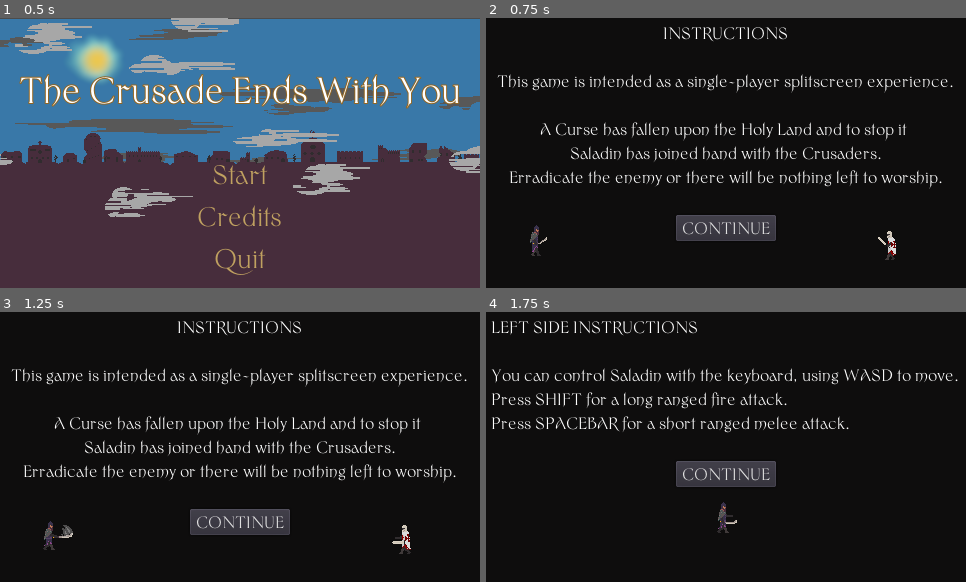
Above: before the commit, frames 1-4 (two rows, left to right).
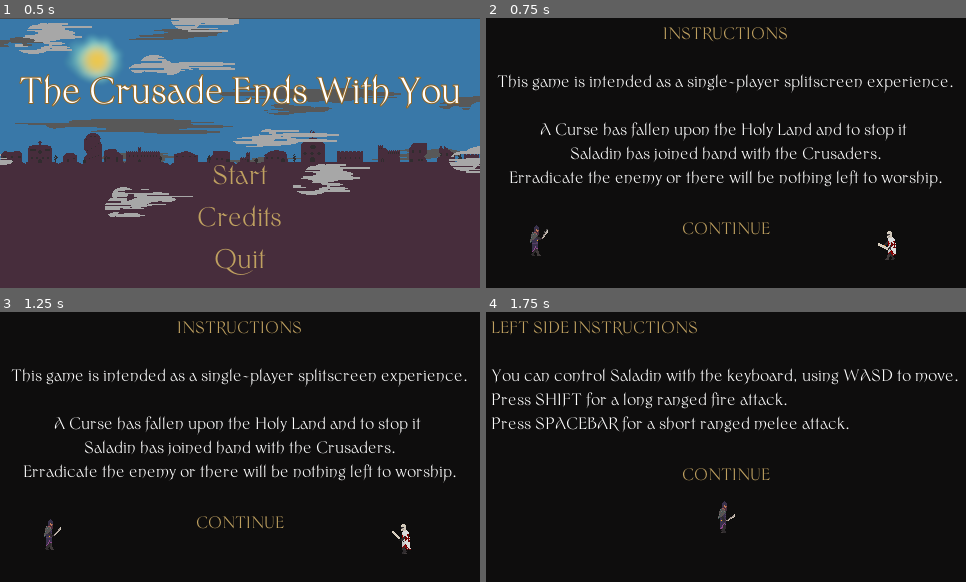
Above: after the commit, the same moments.

Repository: imav97/GMTK2021
Game: Godot game, scene res://Root.tscn
Two runs of this game, one before a commit and one after it. Both use one fixed random seed, a clock stepped at 60 frames per second and the inputs below.
Inputs:
- Up to frame 1 (0.5 s): no input
- Up to frame 2 (0.75 s): click "Start" at 0.5 s
- Up to frame 3 (1.25 s): no input
- Up to frame 4 (1.75 s): click "CONTINUE" at 1.25 s

Frame 1 is identical in both runs. In frame 2, 2.5% of the frame differs, in the area x 9-85%, y 3-87%; in frame 3, 2.7%; in frame 4, 2.7%, in the area x 1-61%, y 3-82%.

Commit message:
better tutorial buttons

Diff:
--- a/gmtk2021/GeneralInstructions.tscn
+++ b/gmtk2021/GeneralInstructions.tscn
@@ -12,111 +12,111 @@
 	get_tree().change_scene(\"res://SaladinInstructions.tscn\")
 "
 
-[sub_resource type="DynamicFont" id=1]
-font_data = ExtResource( 2 )
-
 [sub_resource type="DynamicFont" id=2]
 font_data = ExtResource( 2 )
 
-[sub_resource type="AtlasTexture" id=3]
+[sub_resource type="DynamicFont" id=3]
+font_data = ExtResource( 2 )
+
+[sub_resource type="AtlasTexture" id=4]
 atlas = ExtResource( 1 )
 region = Rect2( 0, 0, 44, 32 )
 
-[sub_resource type="AtlasTexture" id=4]
+[sub_resource type="AtlasTexture" id=5]
 atlas = ExtResource( 1 )
 region = Rect2( 44, 0, 44, 32 )
 
-[sub_resource type="AtlasTexture" id=5]
+[sub_resource type="AtlasTexture" id=6]
 atlas = ExtResource( 1 )
 region = Rect2( 88, 0, 44, 32 )
 
-[sub_resource type="AtlasTexture" id=6]
+[sub_resource type="AtlasTexture" id=7]
 atlas = ExtResource( 1 )
 region = Rect2( 132, 0, 44, 32 )
 
-[sub_resource type="AtlasTexture" id=7]
+[sub_resource type="AtlasTexture" id=8]
 atlas = ExtResource( 1 )
 region = Rect2( 176, 0, 44, 32 )
 
-[sub_resource type="AtlasTexture" id=8]
+[sub_resource type="AtlasTexture" id=9]
 atlas = ExtResource( 1 )
 region = Rect2( 220, 0, 44, 32 )
 
-[sub_resource type="AtlasTexture" id=9]
+[sub_resource type="AtlasTexture" id=10]
 atlas = ExtResource( 1 )
 region = Rect2( 264, 0, 44, 32 )
 
-[sub_resource type="AtlasTexture" id=10]
+[sub_resource type="AtlasTexture" id=11]
 atlas = ExtResource( 1 )
 region = Rect2( 308, 0, 44, 32 )
 
-[sub_resource type="AtlasTexture" id=11]
+[sub_resource type="AtlasTexture" id=12]
 atlas = ExtResource( 1 )
 region = Rect2( 352, 0, 44, 32 )
 
-[sub_resource type="AtlasTexture" id=12]
+[sub_resource type="AtlasTexture" id=13]
 atlas = ExtResource( 1 )
 region = Rect2( 396, 0, 44, 32 )
 
-[sub_resource type="AtlasTexture" id=13]
+[sub_resource type="AtlasTexture" id=14]
 atlas = ExtResource( 1 )
 region = Rect2( 440, 0, 44, 32 )
 
-[sub_resource type="SpriteFrames" id=14]
+[sub_resource type="SpriteFrames" id=15]
 animations = [ {
-"frames": [ SubResource( 3 ), SubResource( 4 ), SubResource( 5 ), SubResource( 6 ), SubResource( 7 ), SubResource( 8 ), SubResource( 9 ), SubResource( 10 ), SubResource( 11 ), SubResource( 12 ), SubResource( 13 ) ],
+"frames": [ SubResource( 4 ), SubResource( 5 ), SubResource( 6 ), SubResource( 7 ), SubResource( 8 ), SubResource( 9 ), SubResource( 10 ), SubResource( 11 ), SubResource( 12 ), SubResource( 13 ), SubResource( 14 ) ],
 "loop": true,
 "name": "default",
 "speed": 5.0
 } ]
 
-[sub_resource type="AtlasTexture" id=15]
+[sub_resource type="AtlasTexture" id=16]
 atlas = ExtResource( 3 )
 region = Rect2( 0, 0, 44, 32 )
 
-[sub_resource type="AtlasTexture" id=16]
+[sub_resource type="AtlasTexture" id=17]
 atlas = ExtResource( 3 )
 region = Rect2( 44, 0, 44, 32 )
 
-[sub_resource type="AtlasTexture" id=17]
+[sub_resource type="AtlasTexture" id=18]
 atlas = ExtResource( 3 )
 region = Rect2( 88, 0, 44, 32 )
 
-[sub_resource type="AtlasTexture" id=18]
+[sub_resource type="AtlasTexture" id=19]
 atlas = ExtResource( 3 )
 region = Rect2( 132, 0, 44, 32 )
 
-[sub_resource type="AtlasTexture" id=19]
+[sub_resource type="AtlasTexture" id=20]
 atlas = ExtResource( 3 )
 region = Rect2( 176, 0, 44, 32 )
 
-[sub_resource type="AtlasTexture" id=20]
+[sub_resource type="AtlasTexture" id=21]
 atlas = ExtResource( 3 )
 region = Rect2( 220, 0, 44, 32 )
 
-[sub_resource type="AtlasTexture" id=21]
+[sub_resource type="AtlasTexture" id=22]
 atlas = ExtResource( 3 )
 region = Rect2( 264, 0, 44, 32 )
 
-[sub_resource type="AtlasTexture" id=22]
+[sub_resource type="AtlasTexture" id=23]
 atlas = ExtResource( 3 )
 region = Rect2( 308, 0, 44, 32 )
 
-[sub_resource type="AtlasTexture" id=23]
+[sub_resource type="AtlasTexture" id=24]
 atlas = ExtResource( 3 )
 region = Rect2( 352, 0, 44, 32 )
 
-[sub_resource type="AtlasTexture" id=24]
+[sub_resource type="AtlasTexture" id=25]
 atlas = ExtResource( 3 )
 region = Rect2( 396, 0, 44, 32 )
 
-[sub_resource type="AtlasTexture" id=25]
+[sub_resource type="AtlasTexture" id=26]
 atlas = ExtResource( 3 )
 region = Rect2( 440, 0, 44, 32 )
 
-[sub_resource type="SpriteFrames" id=26]
+[sub_resource type="SpriteFrames" id=27]
 animations = [ {
-"frames": [ SubResource( 15 ), SubResource( 16 ), SubResource( 17 ), SubResource( 18 ), SubResource( 19 ), SubResource( 20 ), SubResource( 21 ), SubResource( 22 ), SubResource( 23 ), SubResource( 24 ), SubResource( 25 ) ],
+"frames": [ SubResource( 16 ), SubResource( 17 ), SubResource( 18 ), SubResource( 19 ), SubResource( 20 ), SubResource( 21 ), SubResource( 22 ), SubResource( 23 ), SubResource( 24 ), SubResource( 25 ), SubResource( 26 ) ],
 "loop": true,
 "name": "default",
 "speed": 5.0
@@ -152,7 +152,8 @@
 [node name="Label" type="Label" parent="VBoxContainer"]
 margin_right = 470.0
 margin_bottom = 20.0
-custom_fonts/font = SubResource( 1 )
+custom_fonts/font = SubResource( 2 )
+custom_colors/font_color = Color( 0.752941, 0.631373, 0.376471, 1 )
 text = "INSTRUCTIONS"
 align = 1
 
@@ -216,19 +217,24 @@
 margin_bottom = 218.0
 size_flags_horizontal = 4
 size_flags_vertical = 0
-custom_fonts/font = SubResource( 2 )
+custom_fonts/font = SubResource( 3 )
+custom_colors/font_color = Color( 0.752941, 0.631373, 0.376471, 1 )
+custom_colors/font_color_hover = Color( 1, 1, 1, 1 )
+custom_colors/font_color_pressed = Color( 0.984314, 0.580392, 0.278431, 1 )
 text = "CONTINUE"
+flat = true
 
 [node name="AnimatedSprite" type="AnimatedSprite" parent="."]
 position = Vector2( 51.0268, 221.746 )
-frames = SubResource( 14 )
-frame = 2
+frames = SubResource( 15 )
+frame = 4
 playing = true
 
 [node name="AnimatedSprite2" type="AnimatedSprite" parent="."]
 position = Vector2( 403.175, 225.526 )
-frames = SubResource( 26 )
-frame = 7
+frames = SubResource( 27 )
+frame = 9
 playing = true
 flip_h = true
+
 [connection signal="pressed" from="VBoxContainer/Button" to="." method="_on_Button_pressed"]
--- a/gmtk2021/Projectile.gd
+++ b/gmtk2021/Projectile.gd
@@ -1,6 +1,6 @@
 extends KinematicBody2D
 
-const ACCELERATION: int = 1200
+const ACCELERATION: int = 800
 
 var direction: Vector2 = Vector2.ZERO
 var offset: int = 100
--- a/gmtk2021/Root.tscn
+++ b/gmtk2021/Root.tscn
@@ -118,6 +118,7 @@
 flat = true
 
 [node name="DynamicBG" parent="." instance=ExtResource( 2 )]
+
 [connection signal="pressed" from="MarginContainer/VBoxContainer/Buttons/HBoxContainer/Start" to="." method="_on_Start_pressed"]
 [connection signal="pressed" from="MarginContainer/VBoxContainer/Buttons/HBoxContainer2/Credits" to="." method="_on_Credits_pressed"]
 [connection signal="pressed" from="MarginContainer/VBoxContainer/Buttons/HBoxContainer3/Quit" to="." method="_on_Quit_pressed"]
--- a/gmtk2021/SaladinInstructions.tscn
+++ b/gmtk2021/SaladinInstructions.tscn
@@ -12,62 +12,62 @@
 	get_tree().change_scene(\"res://TemplarInstructions.tscn\")
 "
 
-[sub_resource type="DynamicFont" id=1]
-font_data = ExtResource( 2 )
-
 [sub_resource type="DynamicFont" id=2]
 font_data = ExtResource( 2 )
 
 [sub_resource type="DynamicFont" id=3]
 font_data = ExtResource( 2 )
 
-[sub_resource type="AtlasTexture" id=4]
+[sub_resource type="DynamicFont" id=4]
+font_data = ExtResource( 2 )
+
+[sub_resource type="AtlasTexture" id=5]
 atlas = ExtResource( 1 )
 region = Rect2( 0, 0, 44, 32 )
 
-[sub_resource type="AtlasTexture" id=5]
+[sub_resource type="AtlasTexture" id=6]
 atlas = ExtResource( 1 )
 region = Rect2( 44, 0, 44, 32 )
 
-[sub_resource type="AtlasTexture" id=6]
+[sub_resource type="AtlasTexture" id=7]
 atlas = ExtResource( 1 )
 region = Rect2( 88, 0, 44, 32 )
 
-[sub_resource type="AtlasTexture" id=7]
+[sub_resource type="AtlasTexture" id=8]
 atlas = ExtResource( 1 )
 region = Rect2( 132, 0, 44, 32 )
 
-[sub_resource type="AtlasTexture" id=8]
+[sub_resource type="AtlasTexture" id=9]
 atlas = ExtResource( 1 )
 region = Rect2( 176, 0, 44, 32 )
 
-[sub_resource type="AtlasTexture" id=9]
+[sub_resource type="AtlasTexture" id=10]
 atlas = ExtResource( 1 )
 region = Rect2( 220, 0, 44, 32 )
 
-[sub_resource type="AtlasTexture" id=10]
+[sub_resource type="AtlasTexture" id=11]
 atlas = ExtResource( 1 )
 region = Rect2( 264, 0, 44, 32 )
 
-[sub_resource type="AtlasTexture" id=11]
+[sub_resource type="AtlasTexture" id=12]
 atlas = ExtResource( 1 )
 region = Rect2( 308, 0, 44, 32 )
 
-[sub_resource type="AtlasTexture" id=12]
+[sub_resource type="AtlasTexture" id=13]
 atlas = ExtResource( 1 )
 region = Rect2( 352, 0, 44, 32 )
 
-[sub_resource type="AtlasTexture" id=13]
+[sub_resource type="AtlasTexture" id=14]
 atlas = ExtResource( 1 )
 region = Rect2( 396, 0, 44, 32 )
 
-[sub_resource type="AtlasTexture" id=14]
+[sub_resource type="AtlasTexture" id=15]
 atlas = ExtResource( 1 )
 region = Rect2( 440, 0, 44, 32 )
 
-[sub_resource type="SpriteFrames" id=15]
+[sub_resource type="SpriteFrames" id=16]
 animations = [ {
-"frames": [ SubResource( 4 ), SubResource( 5 ), SubResource( 6 ), SubResource( 7 ), SubResource( 8 ), SubResource( 9 ), SubResource( 10 ), SubResource( 11 ), SubResource( 12 ), SubResource( 13 ), SubResource( 14 ) ],
+"frames": [ SubResource( 5 ), SubResource( 6 ), SubResource( 7 ), SubResource( 8 ), SubResource( 9 ), SubResource( 10 ), SubResource( 11 ), SubResource( 12 ), SubResource( 13 ), SubResource( 14 ), SubResource( 15 ) ],
 "loop": true,
 "name": "default",
 "speed": 5.0
@@ -103,41 +103,42 @@
 [node name="Label" type="Label" parent="VBoxContainer"]
 margin_right = 470.0
 margin_bottom = 20.0
-custom_fonts/font = SubResource( 1 )
+custom_fonts/font = SubResource( 2 )
+custom_colors/font_color = Color( 0.752941, 0.631373, 0.376471, 1 )
 text = "LEFT SIDE INSTRUCTIONS"
 
 [node name="Label5" type="Label" parent="VBoxContainer"]
 margin_top = 24.0
 margin_right = 470.0
 margin_bottom = 44.0
-custom_fonts/font = SubResource( 1 )
+custom_fonts/font = SubResource( 2 )
 
 [node name="Label2" type="Label" parent="VBoxContainer"]
 margin_top = 48.0
 margin_right = 470.0
 margin_bottom = 68.0
-custom_fonts/font = SubResource( 2 )
+custom_fonts/font = SubResource( 3 )
 text = "You can control Saladin with the keyboard, using WASD to move."
 
 [node name="Label3" type="Label" parent="VBoxContainer"]
 margin_top = 72.0
 margin_right = 470.0
 margin_bottom = 92.0
-custom_fonts/font = SubResource( 2 )
+custom_fonts/font = SubResource( 3 )
 text = "Press SHIFT for a long ranged fire attack."
 
 [node name="Label4" type="Label" parent="VBoxContainer"]
 margin_top = 96.0
 margin_right = 470.0
 margin_bottom = 116.0
-custom_fonts/font = SubResource( 2 )
+custom_fonts/font = SubResource( 3 )
 text = "Press SPACEBAR for a short ranged melee attack."
 
 [node name="Label6" type="Label" parent="VBoxContainer"]
 margin_top = 120.0
 margin_right = 470.0
 margin_bottom = 140.0
-custom_fonts/font = SubResource( 2 )
+custom_fonts/font = SubResource( 3 )
 
 [node name="Button" type="Button" parent="VBoxContainer"]
 margin_left = 185.0
@@ -145,12 +146,17 @@
 margin_right = 285.0
 margin_bottom = 170.0
 size_flags_horizontal = 4
-custom_fonts/font = SubResource( 3 )
+custom_fonts/font = SubResource( 4 )
+custom_colors/font_color = Color( 0.752941, 0.631373, 0.376471, 1 )
+custom_colors/font_color_hover = Color( 1, 1, 1, 1 )
+custom_colors/font_color_pressed = Color( 0.984314, 0.580392, 0.278431, 1 )
 text = "CONTINUE"
+flat = true
 
 [node name="AnimatedSprite" type="AnimatedSprite" parent="."]
 position = Vector2( 238.681, 205.078 )
-frames = SubResource( 15 )
-frame = 8
+frames = SubResource( 16 )
+frame = 1
 playing = true
+
 [connection signal="pressed" from="VBoxContainer/Button" to="." method="_on_Button_pressed"]
--- a/gmtk2021/TemplarInstructions.tscn
+++ b/gmtk2021/TemplarInstructions.tscn
@@ -11,59 +11,59 @@
 	get_tree().change_scene(\"res://Maps/Main0.tscn\")
 "
 
-[sub_resource type="DynamicFont" id=1]
-font_data = ExtResource( 1 )
-
 [sub_resource type="DynamicFont" id=2]
 font_data = ExtResource( 1 )
 
-[sub_resource type="AtlasTexture" id=3]
+[sub_resource type="DynamicFont" id=3]
+font_data = ExtResource( 1 )
+
+[sub_resource type="AtlasTexture" id=4]
 atlas = ExtResource( 2 )
 region = Rect2( 0, 0, 44, 32 )
 
-[sub_resource type="AtlasTexture" id=4]
+[sub_resource type="AtlasTexture" id=5]
 atlas = ExtResource( 2 )
 region = Rect2( 44, 0, 44, 32 )
 
-[sub_resource type="AtlasTexture" id=5]
+[sub_resource type="AtlasTexture" id=6]
 atlas = ExtResource( 2 )
 region = Rect2( 88, 0, 44, 32 )
 
-[sub_resource type="AtlasTexture" id=6]
+[sub_resource type="AtlasTexture" id=7]
 atlas = ExtResource( 2 )
 region = Rect2( 132, 0, 44, 32 )
 
-[sub_resource type="AtlasTexture" id=7]
+[sub_resource type="AtlasTexture" id=8]
 atlas = ExtResource( 2 )
 region = Rect2( 176, 0, 44, 32 )
 
-[sub_resource type="AtlasTexture" id=8]
+[sub_resource type="AtlasTexture" id=9]
 atlas = ExtResource( 2 )
 region = Rect2( 220, 0, 44, 32 )
 
-[sub_resource type="AtlasTexture" id=9]
+[sub_resource type="AtlasTexture" id=10]
 atlas = ExtResource( 2 )
 region = Rect2( 264, 0, 44, 32 )
 
-[sub_resource type="AtlasTexture" id=10]
+[sub_resource type="AtlasTexture" id=11]
 atlas = ExtResource( 2 )
 region = Rect2( 308, 0, 44, 32 )
 
-[sub_resource type="AtlasTexture" id=11]
+[sub_resource type="AtlasTexture" id=12]
 atlas = ExtResource( 2 )
 region = Rect2( 352, 0, 44, 32 )
 
-[sub_resource type="AtlasTexture" id=12]
+[sub_resource type="AtlasTexture" id=13]
 atlas = ExtResource( 2 )
 region = Rect2( 396, 0, 44, 32 )
 
-[sub_resource type="AtlasTexture" id=13]
+[sub_resource type="AtlasTexture" id=14]
 atlas = ExtResource( 2 )
 region = Rect2( 440, 0, 44, 32 )
 
-[sub_resource type="SpriteFrames" id=14]
+[sub_resource type="SpriteFrames" id=15]
 animations = [ {
-"frames": [ SubResource( 3 ), SubResource( 4 ), SubResource( 5 ), SubResource( 6 ), SubResource( 7 ), SubResource( 8 ), SubResource( 9 ), SubResource( 10 ), SubResource( 11 ), SubResource( 12 ), SubResource( 13 ) ],
+"frames": [ SubResource( 4 ), SubResource( 5 ), SubResource( 6 ), SubResource( 7 ), SubResource( 8 ), SubResource( 9 ), SubResource( 10 ), SubResource( 11 ), SubResource( 12 ), SubResource( 13 ), SubResource( 14 ) ],
 "loop": true,
 "name": "default",
 "speed": 5.0
@@ -96,7 +96,8 @@
 [node name="Label" type="Label" parent="VBoxContainer"]
 margin_right = 470.0
 margin_bottom = 20.0
-custom_fonts/font = SubResource( 1 )
+custom_fonts/font = SubResource( 2 )
+custom_colors/font_color = Color( 0.752941, 0.631373, 0.376471, 1 )
 text = "RIGHT SIDE INSTUCTIONS"
 align = 2
 
@@ -156,12 +157,17 @@
 margin_bottom = 194.0
 size_flags_horizontal = 4
 size_flags_vertical = 0
-custom_fonts/font = SubResource( 2 )
+custom_fonts/font = SubResource( 3 )
+custom_colors/font_color = Color( 0.752941, 0.631373, 0.376471, 1 )
+custom_colors/font_color_hover = Color( 1, 1, 1, 1 )
+custom_colors/font_color_pressed = Color( 0.984314, 0.580392, 0.278431, 1 )
 text = "CONTINUE"
+flat = true
 
 [node name="AnimatedSprite" type="AnimatedSprite" parent="."]
 position = Vector2( 231.825, 244.425 )
-frames = SubResource( 14 )
-frame = 5
+frames = SubResource( 15 )
+frame = 9
 playing = true
+
 [connection signal="pressed" from="VBoxContainer/Button" to="." method="_on_Button_pressed"]
Not shown: 7 places in gmtk2021/GeneralInstructions.tscn that only renumber resources
Not shown: 2 places in gmtk2021/SaladinInstructions.tscn that only renumber resources
Not shown: 7 places in gmtk2021/TemplarInstructions.tscn that only renumber resources
